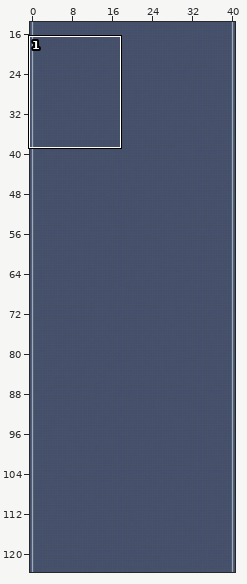
Tiled map: src/assets/data/stage1.tmx. Above: a wide view before the commit, with the close-up outlined.
Close-up. Earlier state:
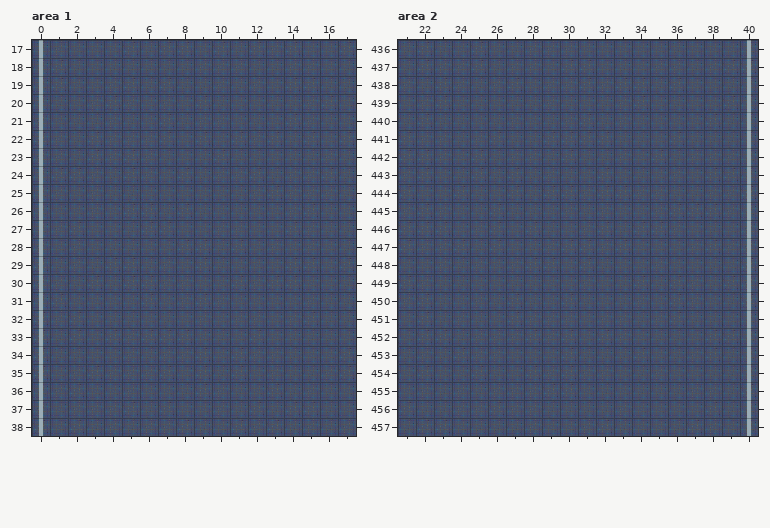
Cells are 32x32 px. Shown: area 1 x 0..17, y 17..38; area 2 x 21..40, y 436..457. The commit also changed other parts of the map, which this record leaves out.
After the commit:
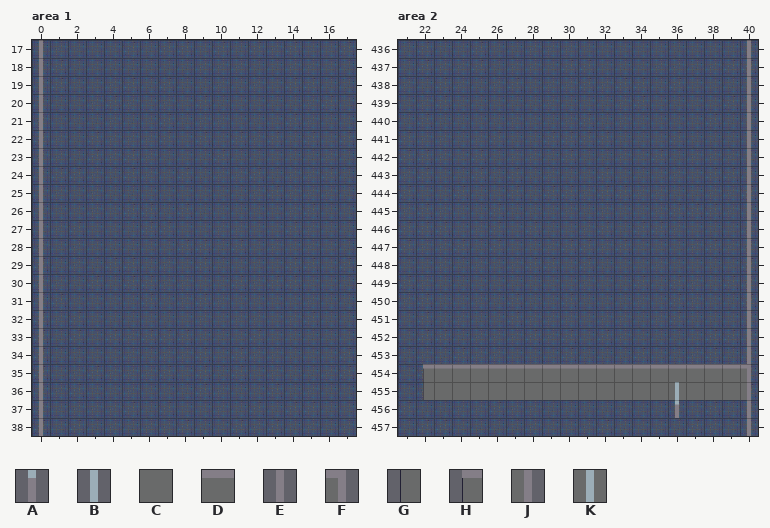
Key: from "Tiles": A 5, B 7, C 15, D 16, E 17, F 21, G 24, H 25, J 36, K 37.
_ is an empty cell.
Edits made:
Layer "Cubicles", area 1:
Tile E replaces tile B in rows 17 to 38 at x 0.
Layer "Cubicles", area 2:
Tile A is added in row 456 at x 36.
Tile C is added in row 455 at x 23 to 35 and 37 to 39.
Tile D is added in row 454 at x 23 to 39.
Tile E replaces tile B in rows 436 to 453 at x 40; in rows 456 to 457 at x 40.
Tile F replaces tile B in row 454 at x 40.
Tile G is added in row 455 at x 22.
Tile H is added in row 454 at x 22.
Tile J replaces tile B in row 455 at x 40.
Tile K is added in row 455 at x 36.
